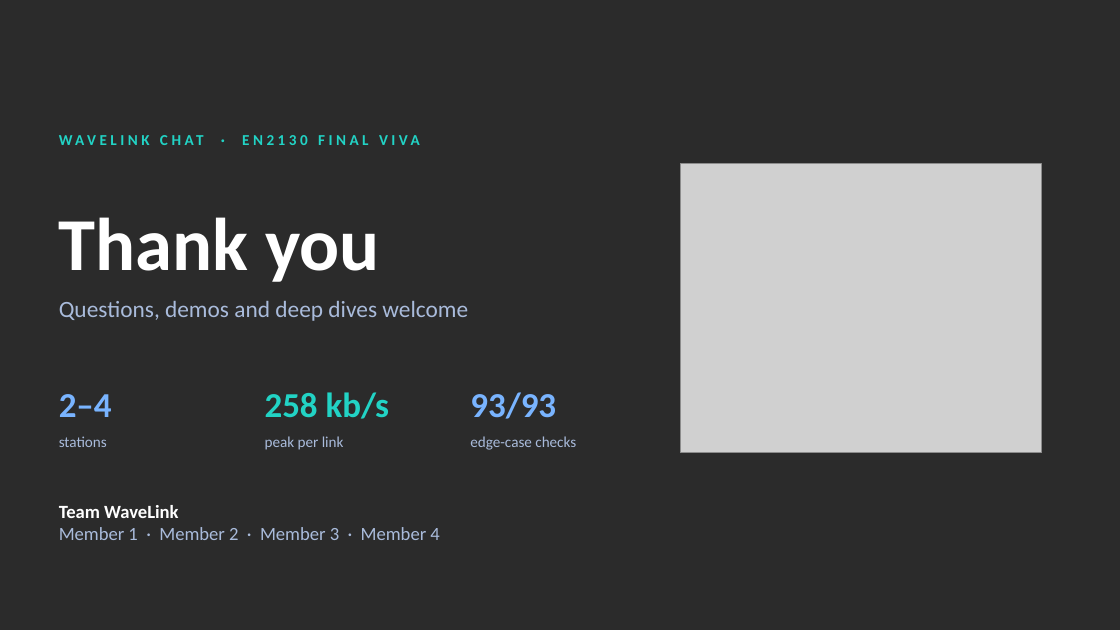
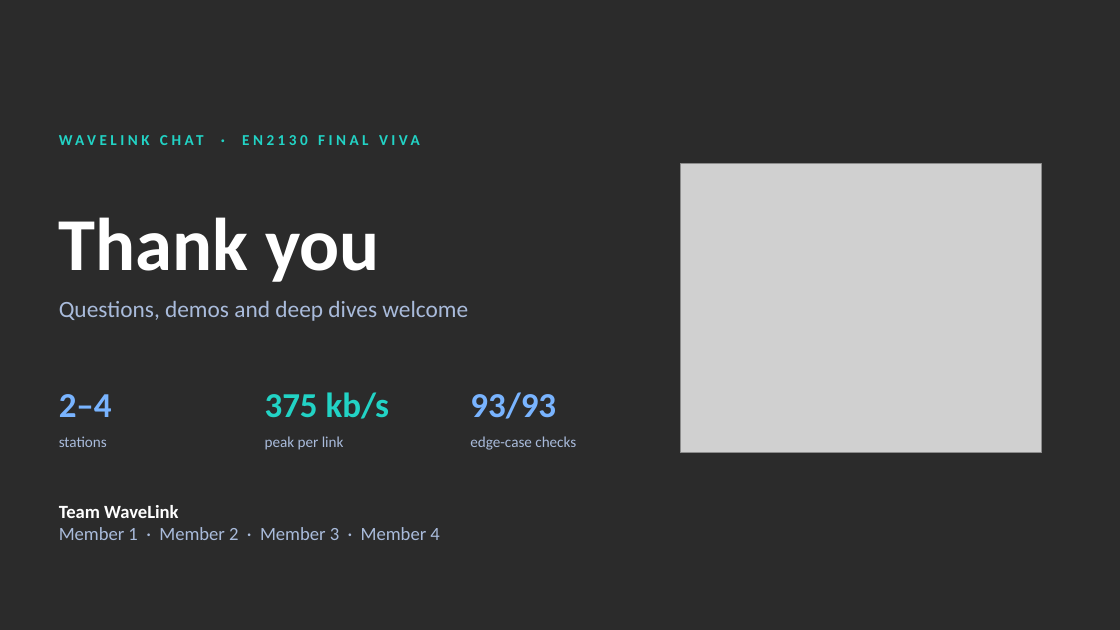
Before and after one commit to pxn-ai/WaveLink, a slide deck: slide 28 of WaveLink_App_Final/WaveLink_Chat_Final_Viva.pptx. Drawn at 1120x630 pixels with LibreOffice and Linux fonts; fonts in the diff are those of the drawing; grey boxes stand for pictures; background and template pictures are left out; a plain dark background stands for a picture behind light text. Boxes give left, top, right and bottom in pixels: in the first picture for what was removed or moved away, otherwise in the second. Text is boxed around its words. In the diff, an @@ line names an element or a change of style, - is before the commit and + after.

```diff
--- a/WaveLink_App_Final/WaveLink_Chat_Final_Viva.pptx
+++ b/WaveLink_App_Final/WaveLink_Chat_Final_Viva.pptx
@@ text at (x1=265, y1=392, x2=390, y2=419): text changed @@
-258 kb/s
+375 kb/s
```
Also in this commit, not shown: 22 other slides changed, 6 other files.
